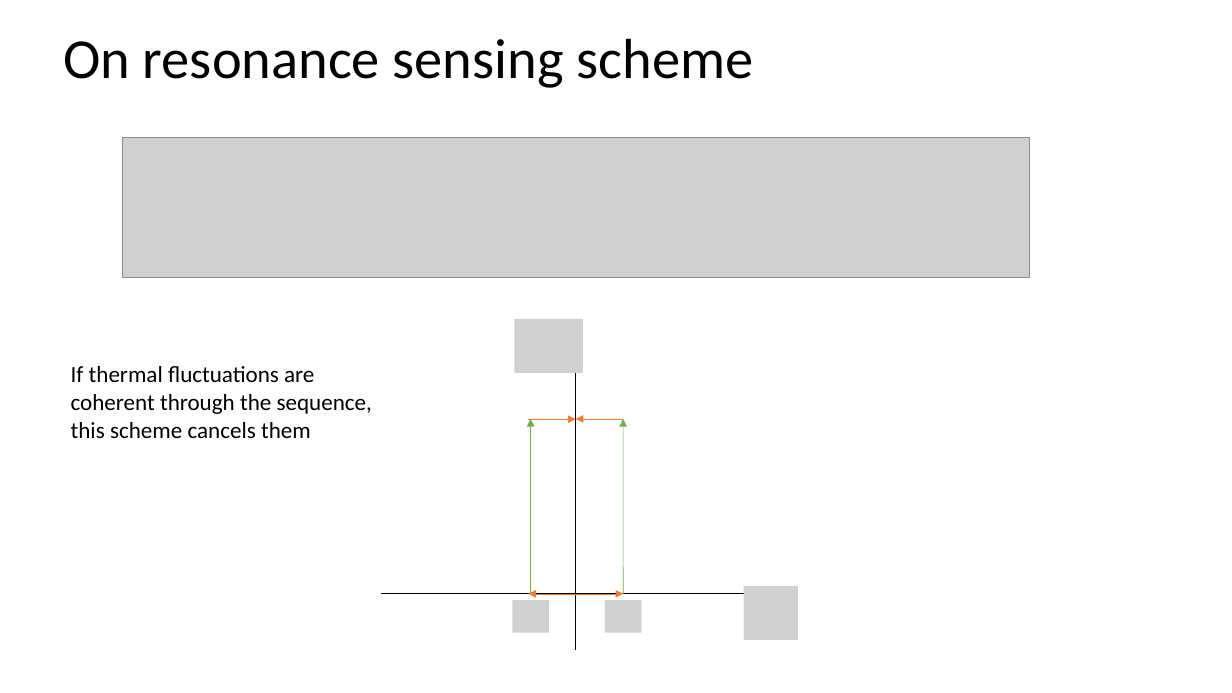
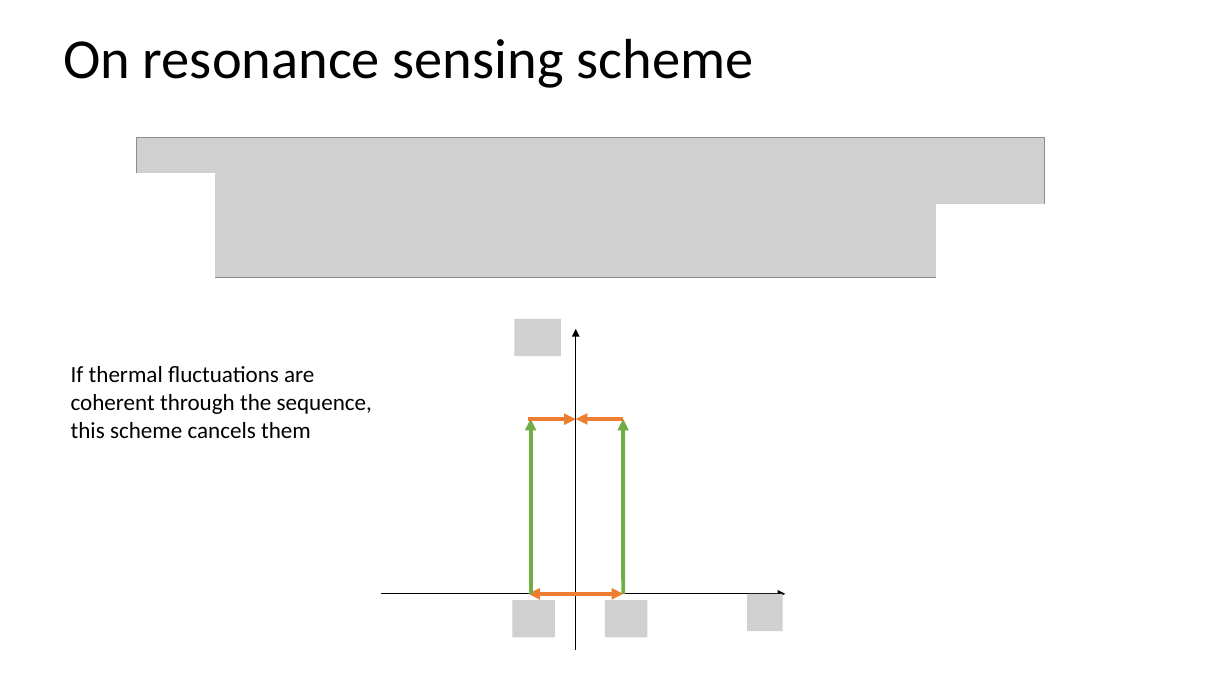
Before and after one commit to kgilmo/amplitude_sensing_paper, a slide deck: slide 10 of amplitude_sensing_penning.pptx. Drawn at 1232x693 pixels with LibreOffice and Linux fonts; fonts in the diff are those of the drawing; grey boxes stand for pictures. Boxes give left, top, right and bottom in pixels: in the first picture for what was removed or moved away, otherwise in the second. Text is boxed around its words. In the diff, an @@ line names an element or a change of style, - is before the commit and + after.

```diff
--- a/amplitude_sensing_penning.pptx
+++ b/amplitude_sensing_penning.pptx
@@ picture: place and size @@
-picture at [122, 138, 1030, 278]
+picture at [137, 138, 1044, 278]
@@ rectangle added at [101, 174, 214, 320], fill #FFFFFF, outline #FFFFFF 1 pt @@
@@ rectangle added at [937, 204, 1051, 350], fill #FFFFFF, outline #FFFFFF 1 pt @@
@@ picture: place and size @@
-picture at [515, 319, 583, 372]
+picture at [515, 319, 561, 356]
@@ arrow (531, 594) - (531, 419): stroke #70AD47 0.5 pt to #70AD47 3 pt @@
@@ arrow (623, 419) - (576, 419): stroke #ED7D31 0.5 pt to #ED7D31 3 pt @@
@@ arrow (623, 594) - (623, 419): stroke #70AD47 0.5 pt to #70AD47 3 pt @@
@@ arrow (529, 420) - (576, 420): stroke #ED7D31 0.5 pt to #ED7D31 3 pt @@
@@ arrow (576, 594) - (529, 594): stroke #ED7D31 0.5 pt to #ED7D31 3 pt @@
@@ arrow (576, 594) - (623, 594): stroke #ED7D31 0.5 pt to #ED7D31 3 pt @@
@@ picture: place and size @@
-picture at [744, 586, 799, 640]
+picture at [747, 594, 783, 631]
@@ picture: place and size @@
-picture at [513, 601, 550, 633]
+picture at [513, 601, 555, 638]
@@ picture: place and size @@
-picture at [605, 601, 642, 633]
+picture at [605, 601, 648, 638]
```
Also in this commit, not shown: 7 other slides changed, 3 slides added, 6 other files.
